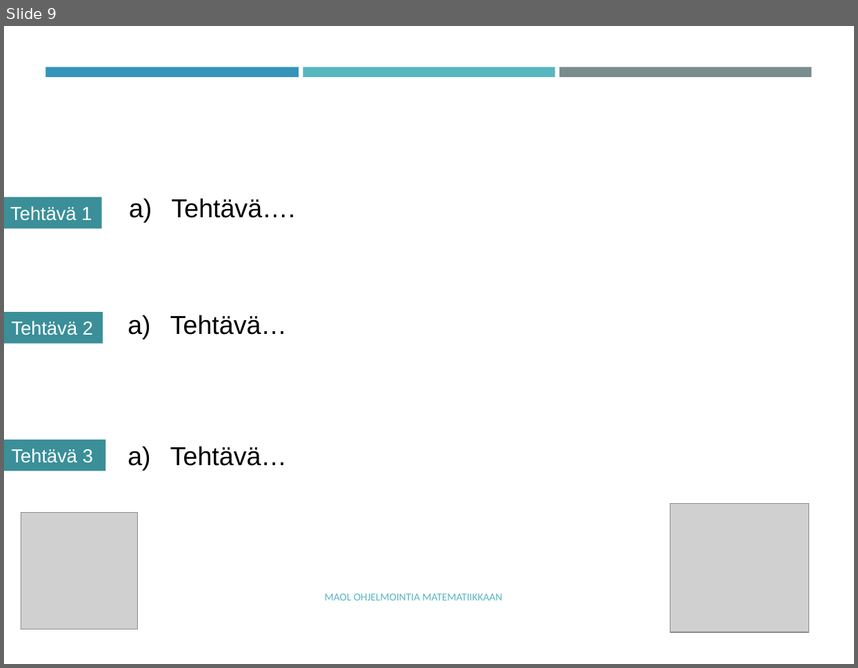
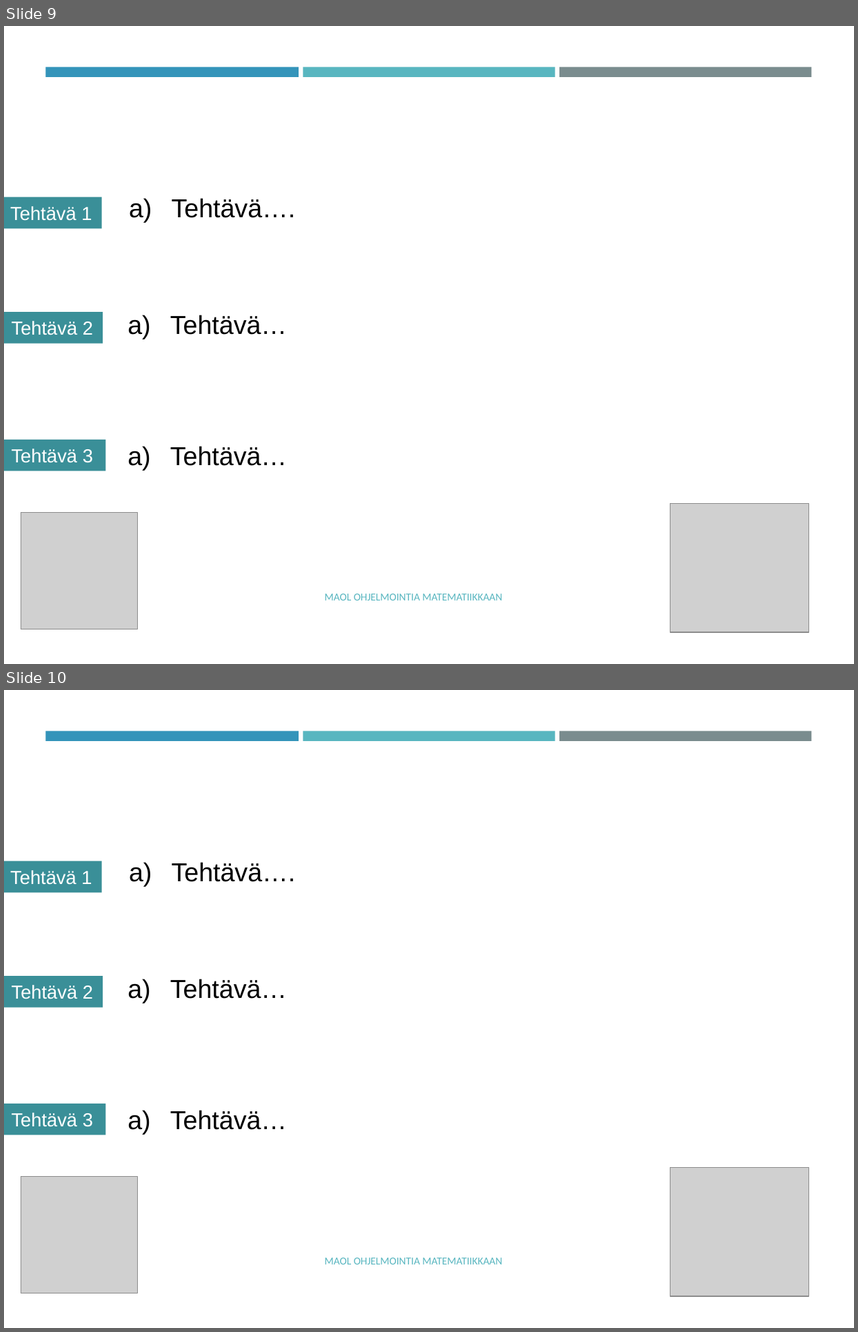
Before and after one commit to tyynetyyne/tyynetyyne.github.io, a slide deck: tehtavat/tiedostot/maol/power_point/Racket-MAOL-5-6-tutustuminen-ohjelmointiymparistoon.pptx. Shown one above the other, each under a label of ours: slide 9 before the commit, slides 9 and 10 after it. The pictures are 858x668 and 858x1332 pixels, drawn with LibreOffice and Linux fonts; fonts in the diff are those of the drawing; grey boxes stand for pictures. Boxes give left, top, right and bottom in pixels: in the first picture for what was removed or moved away, otherwise in the second. Text is boxed around its words. In the diff, an @@ line names an element or a change of style, - is before the commit and + after.

Commit message:
testailua

```diff
--- a/tehtavat/tiedostot/maol/power_point/Racket-MAOL-5-6-tutustuminen-ohjelmointiymparistoon.pptx
+++ b/tehtavat/tiedostot/maol/power_point/Racket-MAOL-5-6-tutustuminen-ohjelmointiymparistoon.pptx
@@ slide 10 added at [4, 690, 854, 1328], background #FFFFFF; not listed: 3 template elements that a slide beside it also shows @@
@@ rectangle added at [4, 861, 102, 892], fill #3A8F98, 16 pt, text #FFFFFF @@
+Tehtävä 1
@@ text added at [172, 862, 296, 882], 22 pt, text #000000 @@
+a) Tehtävä….
@@ rectangle added at [4, 976, 103, 1007], fill #3A8F98, 16 pt, text #FFFFFF @@
+Tehtävä 2
@@ text added at [170, 978, 287, 998], 22 pt, text #000000 @@
+a) Tehtävä…
@@ rectangle added at [4, 1103, 106, 1134], fill #3A8F98, 16 pt, text #FFFFFF @@
+Tehtävä 3
@@ text added at [170, 1110, 287, 1130], 22 pt, text #000000 @@
+a) Tehtävä…
@@ picture added at [21, 1176, 137, 1292] @@
@@ picture added at [670, 1167, 809, 1295] @@
@@ text added at [325, 1257, 502, 1264], 9 pt, text #58B6C0 @@
+MAOL OHJELMOINTIA MATEMATIIKKAAN
```
